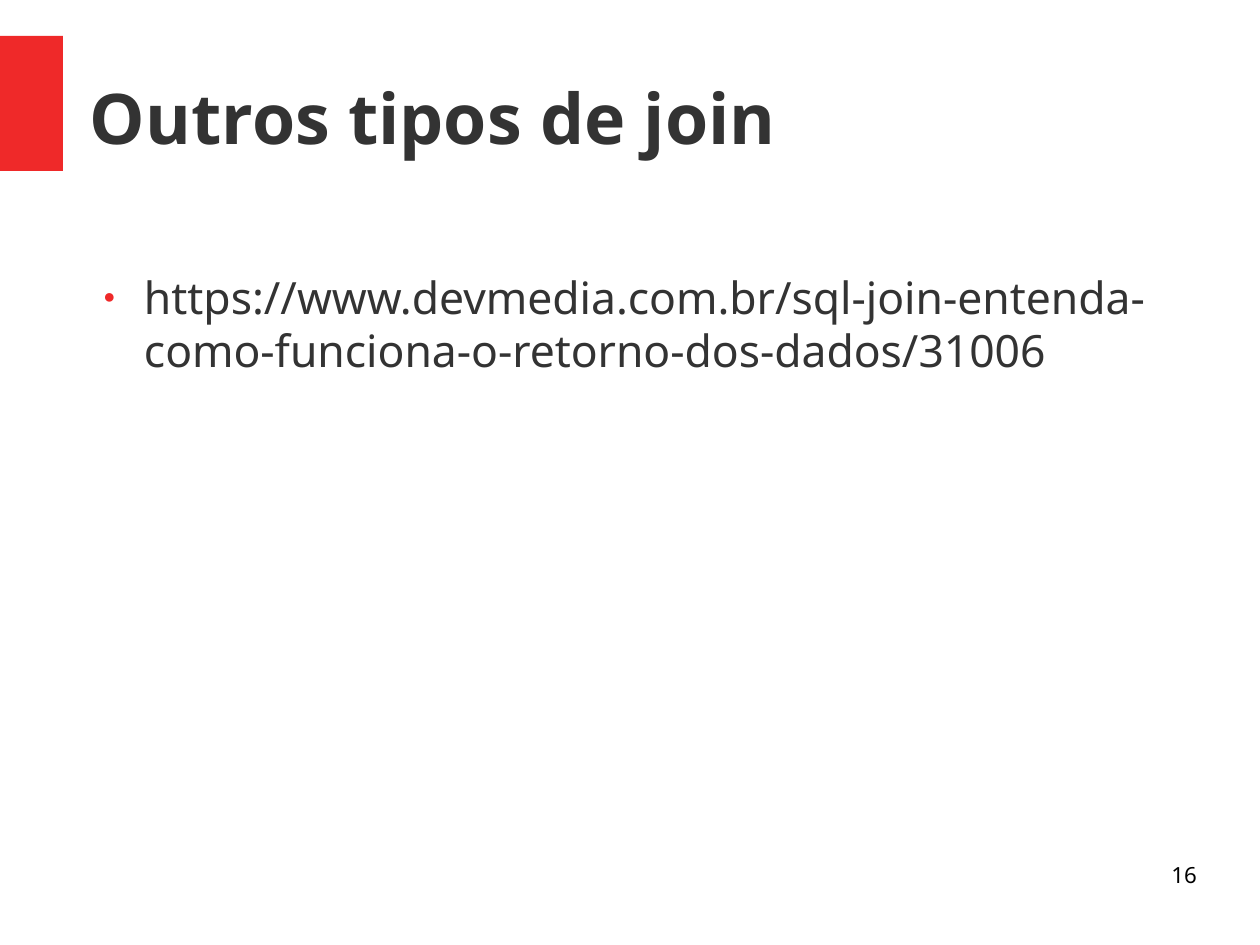
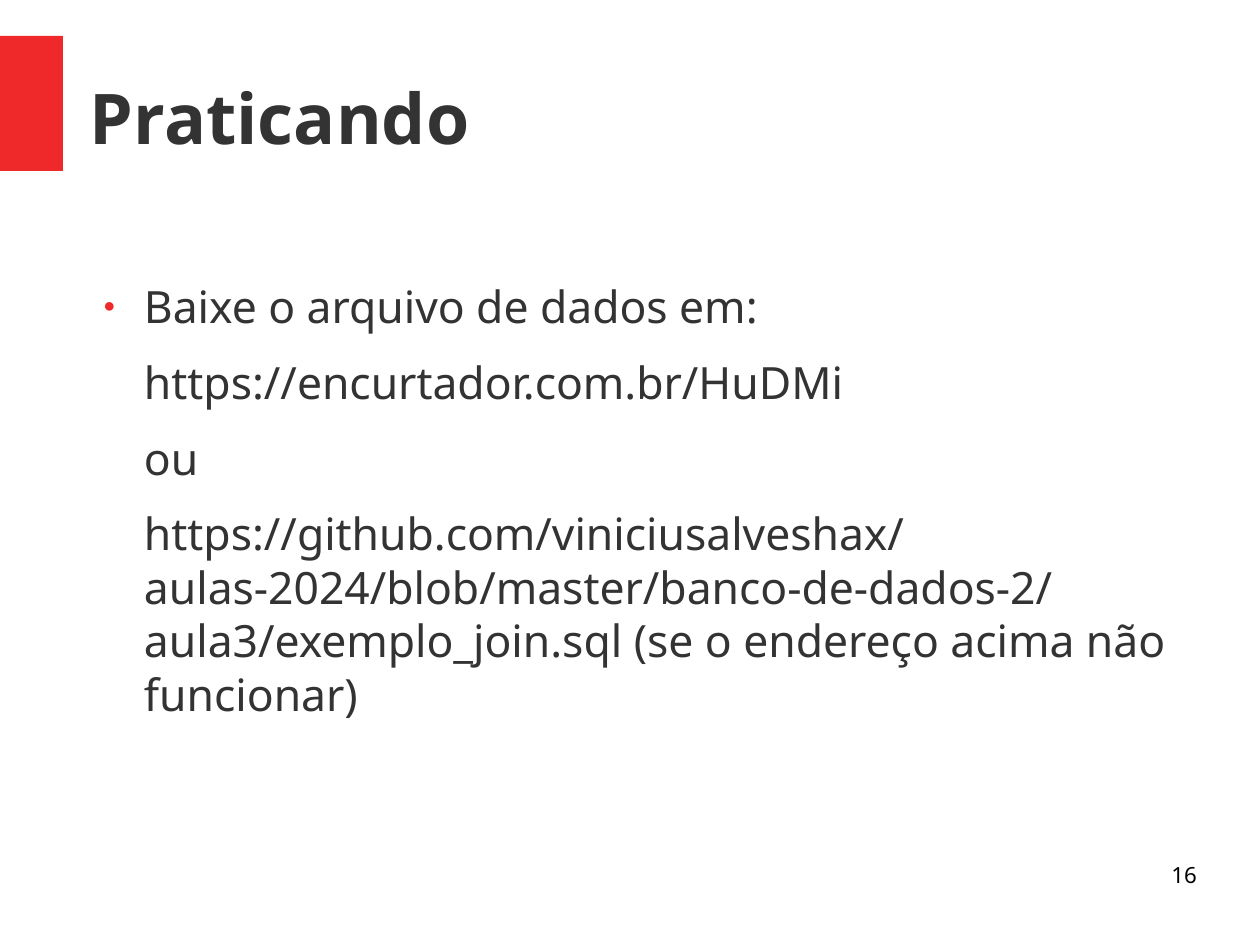
Before and after one commit to viniciusalveshax/aulas, a slide deck: slide 16 of banco-de-dados-2/aula3/bd2-pdf3-sql.odp. Drawn at 1260x945 pixels with LibreOffice and Linux fonts; fonts in the diff are those of the drawing. Boxes give left, top, right and bottom in pixels: in the first picture for what was removed or moved away, otherwise in the second. Text is boxed around its words. In the diff, an @@ line names an element or a change of style, - is before the commit and + after.

Commit message:
Complementando arquivos da aula sobre revisão de SQL

```diff
--- a/banco-de-dados-2/aula3/bd2-pdf3-sql.odp
+++ b/banco-de-dados-2/aula3/bd2-pdf3-sql.odp
@@ title at (x1=90, y1=91, x2=469, y2=145): text changed @@
-Outros tipos de join
+Praticando
@@ text at (x1=144, y1=289, x2=1165, y2=718): text changed @@
-● https://www.devmedia.com.br/sql-join-entenda-como-funciona-o-retorno-dos-dados/31006
+● Baixe o arquivo de dados em:
+https://encurtador.com.br/HuDMi
+ou
+https://github.com/viniciusalveshax/aulas-2024/blob/master/banco-de-dados-2/aula3/exemplo_join.sql (se o endereço acima não funcionar)
```
Also in this commit, not shown: 2 other slides changed, 5 slides added, 1 other file.
